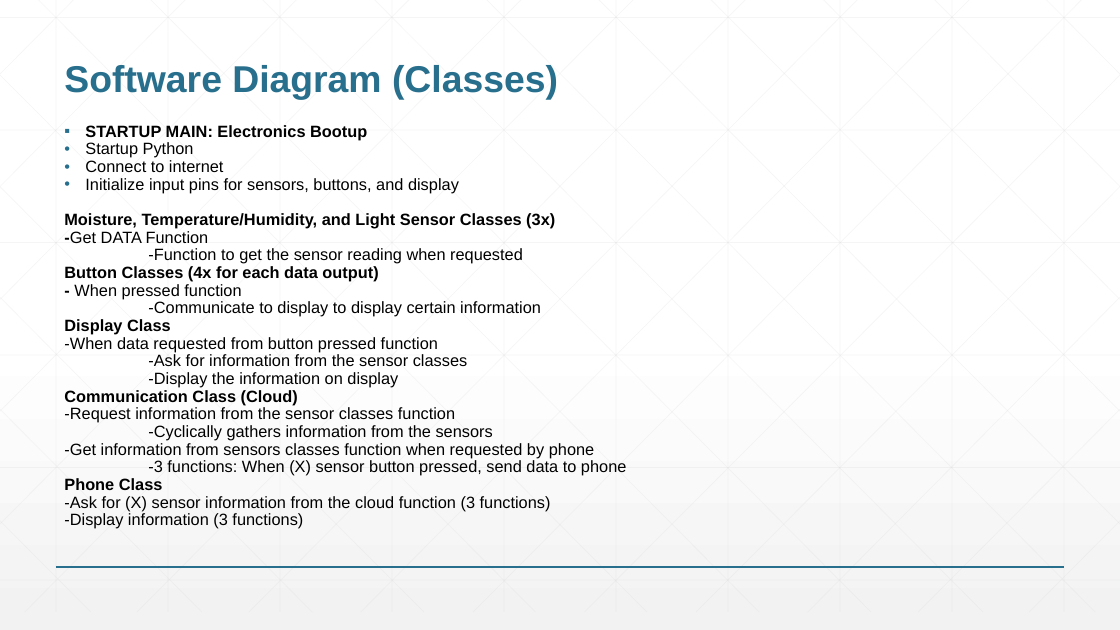
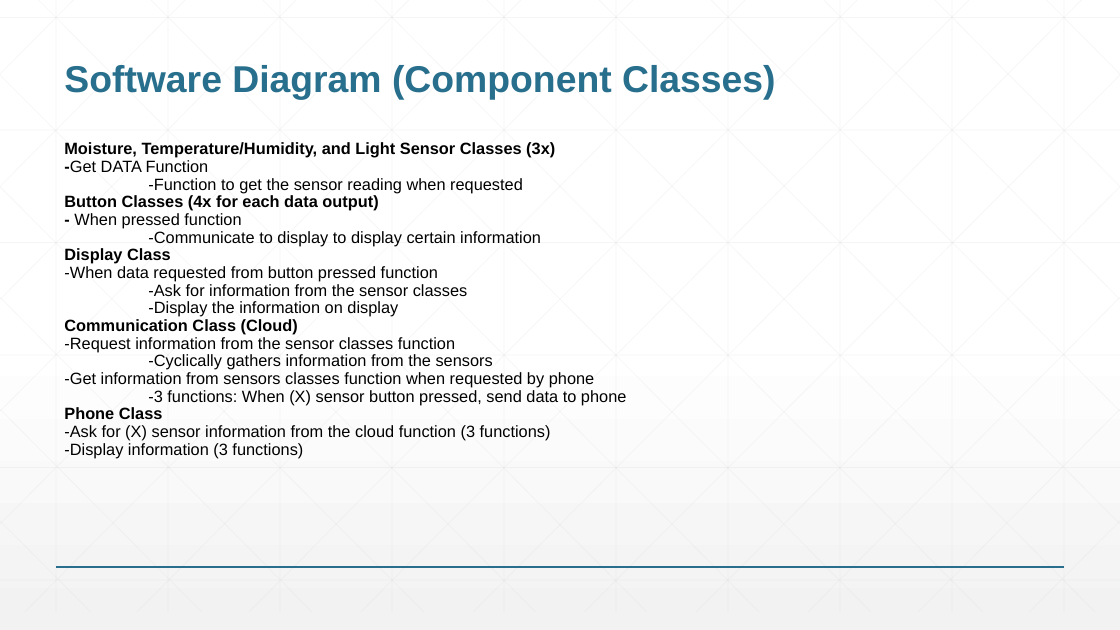
Before and after one commit to kodabdan/ENGI301, a slide deck: slide 8 of project_01/docs/Hlibok_ENGI301_project_01_proposal.pptx (slide 7 before the commit). Drawn at 1120x630 pixels with LibreOffice and Linux fonts; fonts in the diff are those of the drawing. Boxes give left, top, right and bottom in pixels: in the first picture for what was removed or moved away, otherwise in the second. Text is boxed around its words. In the diff, an @@ line names an element or a change of style, - is before the commit and + after.

```diff
--- a/project_01/docs/Hlibok_ENGI301_project_01_proposal.pptx
+++ b/project_01/docs/Hlibok_ENGI301_project_01_proposal.pptx
@@ title at <box>64,65,776,100</box>: text changed @@
-Software Diagram (Classes)
+Software Diagram (Component Classes)
@@ text at <box>85,125,459,194</box>: paragraphs removed @@
-▪ STARTUP MAIN: Electronics Bootup
-• Startup Python
-• Connect to internet
-• Initialize input pins for sensors, buttons, and display
```
Also in this commit, not shown: 1 slide added.
